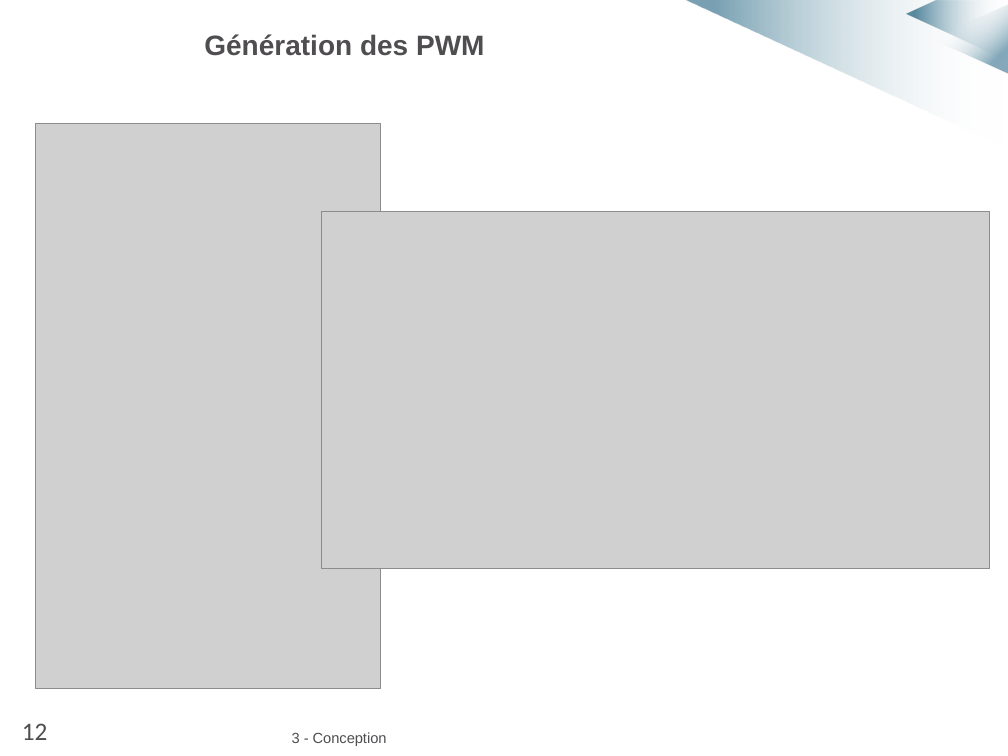
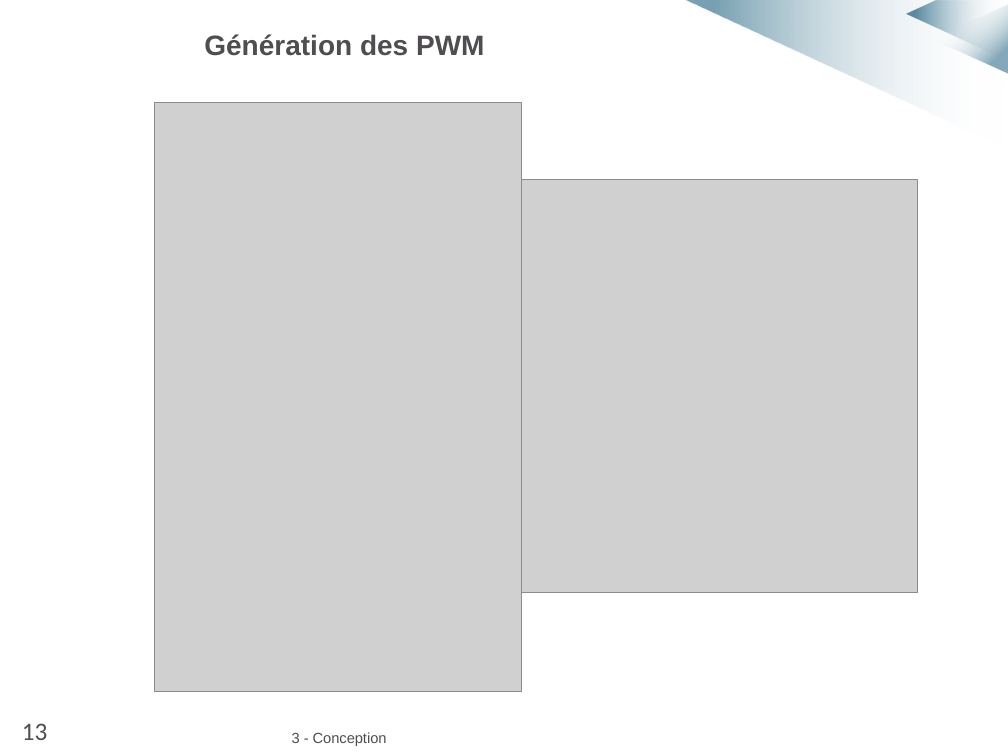
Before and after one commit to MarvynPannetier/ACSinternship, a slide deck: slide 14 of Diapo_soutenance_anim.pptx (slide 13 before the commit). Drawn at 1008x756 pixels with LibreOffice and Linux fonts; fonts in the diff are those of the drawing; grey boxes stand for pictures; background and template pictures are left out. Boxes give left, top, right and bottom in pixels: in the first picture for what was removed or moved away, otherwise in the second. Text is boxed around its words. In the diff, an @@ line names an element or a change of style, - is before the commit and + after.

```diff
--- a/Diapo_soutenance_anim.pptx
+++ b/Diapo_soutenance_anim.pptx
@@ picture: place and size @@
-picture at (35,124,380,688)
+picture at (154,103,521,691)
@@ picture: place and size @@
-picture at (322,212,989,569)
+picture at (521,179,917,592)
@@ text at (22,723,48,740): text changed @@
-12
+13
```
Also in this commit, not shown: 15 other slides changed, 3 slides added, 1 slide removed, 1 other file.
